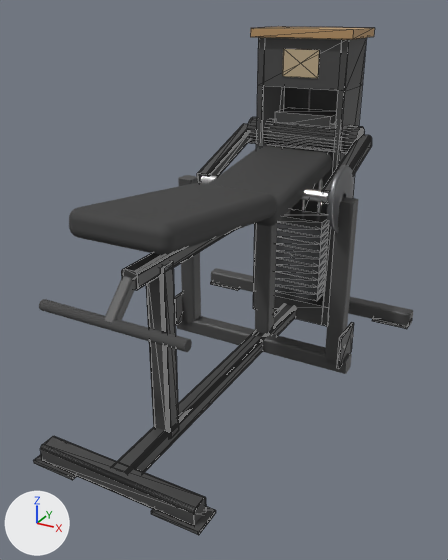
The glTF model catalogs/ludus/models/LD-B001/model.glb, before and after one commit.
Both versions are drawn from a 50 mm lens placed at (1.05, -2.0, 1.41), pointed at (0.0, -0.1, 0.46). The lights are fixed; the arrows at lower left show +X, +Y and +Z. The older version comes first. Mesh edges are drawn as thin lines on the coarser meshes. Where no turn or scale is listed for an object, it has been applied to the vertices.

Names of what the first picture shows: 'Mesh_0', 'Mesh_0.001', 'Mesh_0.002', 'Mesh_0.004', 'Mesh_12', 'base_front', 'base_spine', 'bench_pad_front', 'bench_pad_rear', 'lever_roller', 'tower_head', 'tower_side.001' and 34 more.
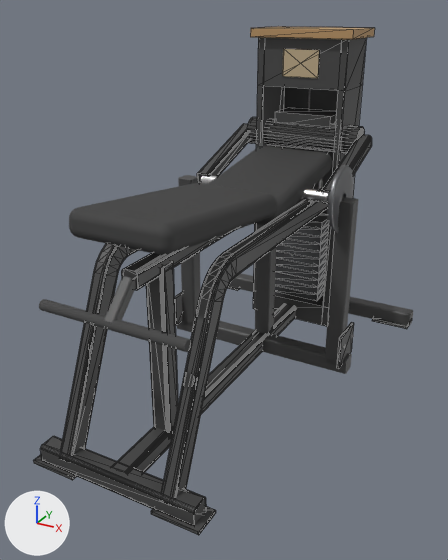
Edits to the bpy script that builds the scene:
```text
Add me_mesh_12_1:
    me_mesh_12_1.from_pydata(...)  # 128 vertices, 252 faces; spans x 0.175..0.225, y -0.657..0.6, z 0.019..0.72
    me_mesh_12_1.materials.append(mat_frame)  # dark grey #535353
Add me_mesh_11_1:
    me_mesh_11_1.from_pydata(...)  # 128 vertices, 252 faces; spans x -0.225..-0.175, y -0.657..0.6, z 0.019..0.72
    me_mesh_11_1.materials.append(mat_frame)  # dark grey #535353
Add ob_bench_rail_tube_001:
    ob_bench_rail_tube_001 = bpy.data.objects.new('bench_rail_tube.001', me_mesh_12_1)
    ob_bench_rail_tube_001.location = (0.0, -0.167, 0.0)
Add ob_bench_rail_tube:
    ob_bench_rail_tube = bpy.data.objects.new('bench_rail_tube', me_mesh_11_1)
    ob_bench_rail_tube.location = (0.0, -0.167, 0.0)
```

Boxes (x1, y1, x2, y2) around the edits, measured in the pictures (448 x 560 px):
'bench_rail_tube.001', added
    after: (161, 187, 328, 505)
'bench_rail_tube', added
    after: (60, 244, 138, 462)
